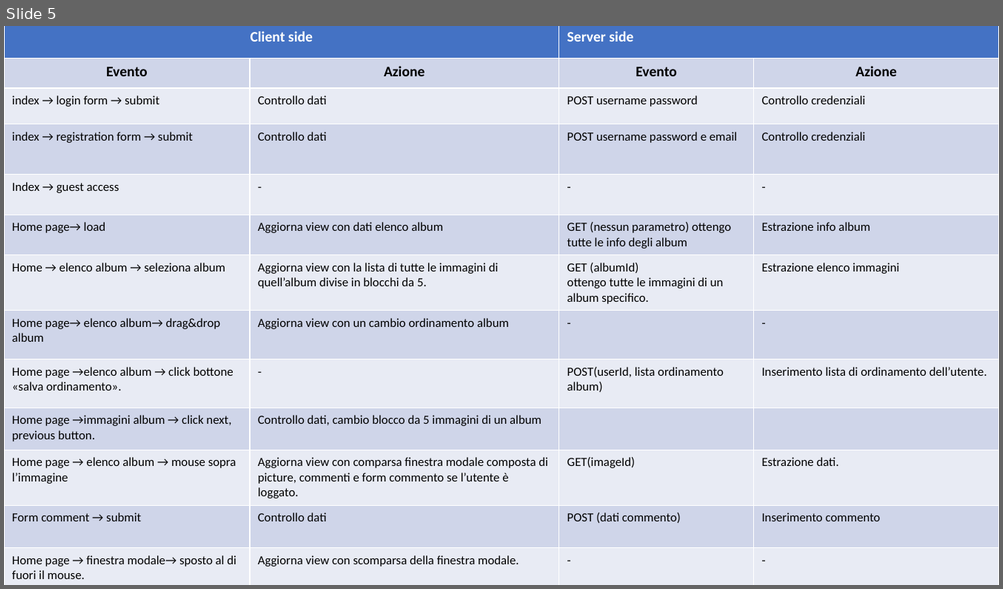
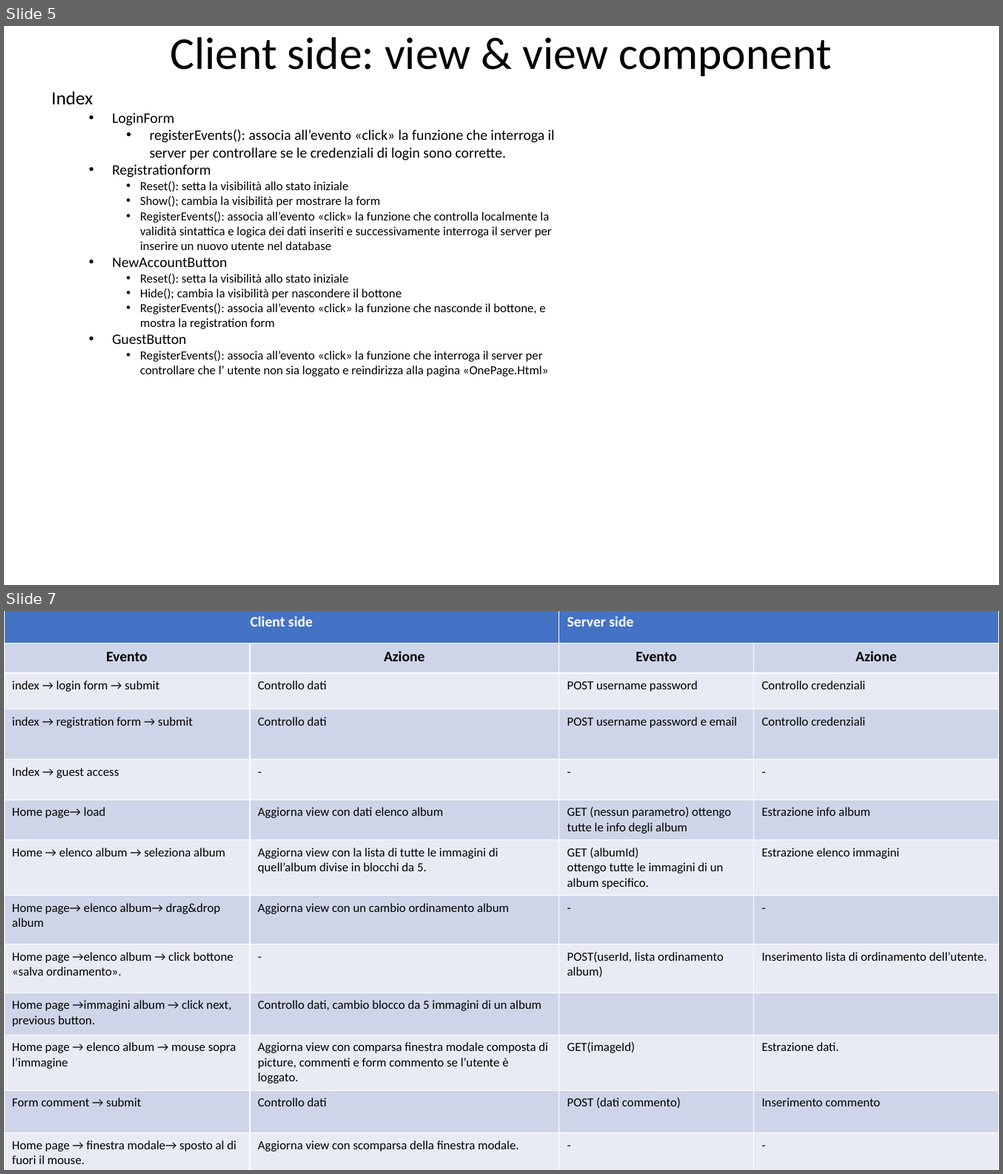
Before and after one commit to Giulsmoon/TecnologiePerIlWeb_Project1, a slide deck: Presentazioni Powerpoint/Progetto1_versione_RIA.pptx. Shown one above the other, each under a label of ours: slide 5 before the commit, slides 5 and 7 after it; the slides between them are not shown. The pictures are 1003x589 and 1003x1174 pixels, drawn with LibreOffice and Linux fonts; fonts in the diff are those of the drawing. Boxes give left, top, right and bottom in pixels: in the first picture for what was removed or moved away, otherwise in the second. Text is boxed around its words. In the diff, an @@ line names an element or a change of style, - is before the commit and + after.

```diff
--- a/Presentazioni Powerpoint/Progetto1_versione_RIA.pptx
+++ b/Presentazioni Powerpoint/Progetto1_versione_RIA.pptx
@@ slide 5 added at bbox=[4, 26, 999, 585], background #FFFFFF @@
@@ title added at bbox=[170, 37, 831, 76], 44 pt, text #000000 @@
+Client side: view & view component
@@ text added at bbox=[51, 91, 555, 377], 12 pt, text #000000 @@
+Index
+  • LoginForm
+    • registerEvents(): associa all’evento «click» la funzione che interroga il server per controllare se le credenziali di login sono corrette.
+  • Registrationform
+    • Reset(): setta la visibilità allo stato iniziale
+    • Show(); cambia la visibilità per mostrare la form
+    • RegisterEvents(): associa all’evento «click» la funzione che controlla localmente la validità sintattica e logica dei dati inseriti e successivamente interroga il server per inserire un nuovo utente nel database
+  • NewAccountButton
+    • Reset(): setta la visibilità allo stato iniziale
+    • Hide(); cambia la visibilità per nascondere il bottone
+    • RegisterEvents(): associa all’evento «click» la funzione che nasconde il bottone, e mostra la registration form
+  • GuestButton
+    • RegisterEvents(): associa all’evento «click» la funzione che interroga il server per controllare che l’ utente non sia loggato e reindirizza alla pagina «OnePage.Html»
@@ what was slide 5 is now slide 7 @@
```
Also in this commit, not shown: 3 slides changed, 2 other slides added, 1 slide removed, 10 other files.
